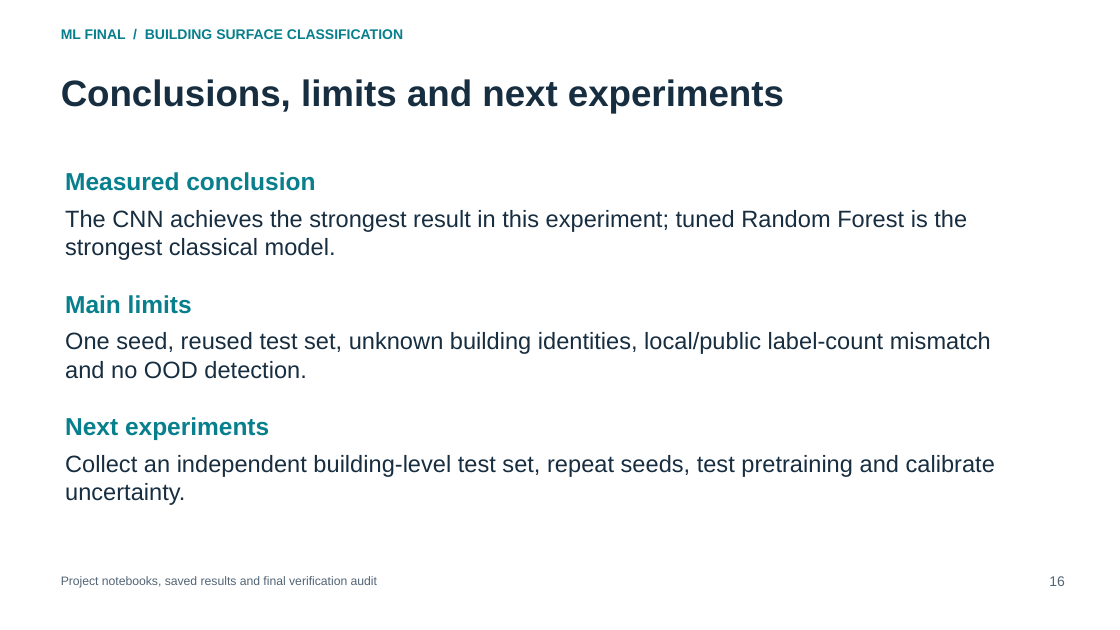
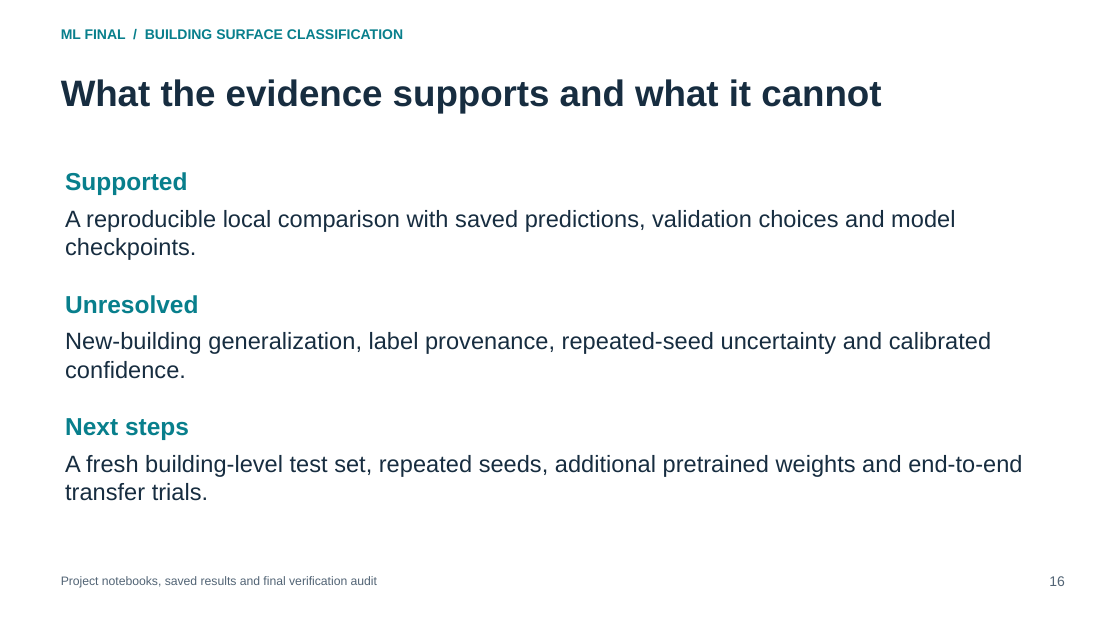
Before and after one commit to darau77/Finalski, a slide deck: slide 16 of docs/Final_Presentation.pptx. Drawn at 1120x630 pixels with LibreOffice and Linux fonts; fonts in the diff are those of the drawing. Boxes give left, top, right and bottom in pixels: in the first picture for what was removed or moved away, otherwise in the second. Text is boxed around its words. In the diff, an @@ line names an element or a change of style, - is before the commit and + after.

```diff
--- a/docs/Final_Presentation.pptx
+++ b/docs/Final_Presentation.pptx
@@ text at (x1=61, y1=79, x2=881, y2=113): text changed @@
-Conclusions, limits and next experiments
+What the evidence supports and what it cannot
@@ text at (x1=65, y1=172, x2=187, y2=195): text changed @@
-Measured conclusion
+Supported
@@ text at (x1=65, y1=210, x2=955, y2=260): text changed @@
-The CNN achieves the strongest result in this experiment; tuned Random Forest is the strongest classical model.
+A reproducible local comparison with saved predictions, validation choices and model checkpoints.
@@ text at (x1=65, y1=295, x2=198, y2=314): text changed @@
-Main limits
+Unresolved
@@ text at (x1=65, y1=332, x2=991, y2=379): text changed @@
-One seed, reused test set, unknown building identities, local/public label-count mismatch and no OOD detection.
+New-building generalization, label provenance, repeated-seed uncertainty and calibrated confidence.
@@ text at (x1=65, y1=418, x2=189, y2=440): text changed @@
-Next experiments
+Next steps
@@ text at (x1=65, y1=455, x2=1022, y2=501): text changed @@
-Collect an independent building-level test set, repeat seeds, test pretraining and calibrate uncertainty.
+A fresh building-level test set, repeated seeds, additional pretrained weights and end-to-end transfer trials.
```
Also in this commit, not shown: 18 other slides changed, 4 slides added, 1 slide removed, 25 other files.
